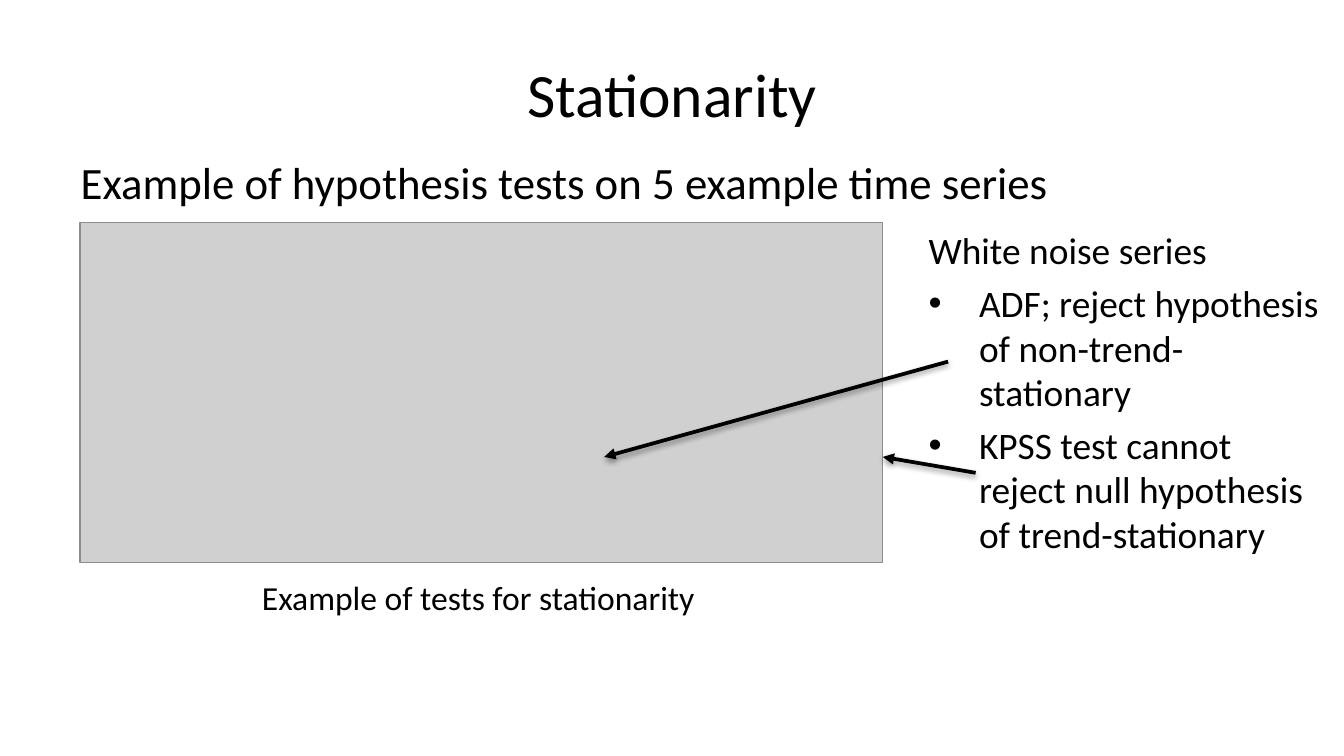
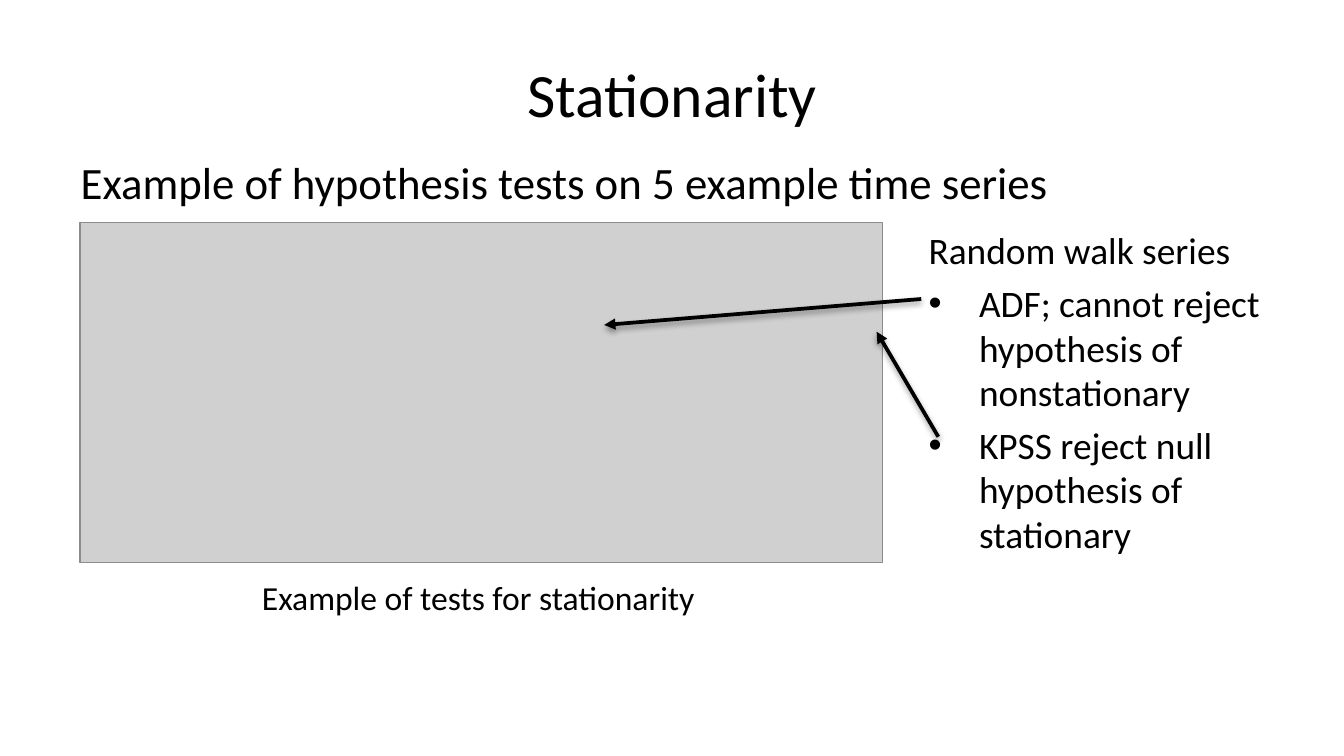
Before and after one commit to StephenElston/CSCI-E-83, a slide deck: slide 60 of LectureSlides/11_IntroductionToTimeSeries.pptx (slide 59 before the commit). Drawn at 1344x756 pixels with LibreOffice and Linux fonts; fonts in the diff are those of the drawing; grey boxes stand for pictures. Boxes give left, top, right and bottom in pixels: in the first picture for what was removed or moved away, otherwise in the second. Text is boxed around its words. In the diff, an @@ line names an element or a change of style, - is before the commit and + after.

```diff
--- a/LectureSlides/11_IntroductionToTimeSeries.pptx
+++ b/LectureSlides/11_IntroductionToTimeSeries.pptx
@@ text at <box>929,238,1260,554</box>: text changed @@
-White noise series
-• ADF; reject hypothesis of non-trend-stationary
-• KPSS test cannot reject null hypothesis of trend-stationary
+Random walk series
+• ADF; cannot reject hypothesis of nonstationary
+• KPSS reject null hypothesis of stationary
@@ arrow moved from (948, 362) - (605, 457) to (921, 300) - (605, 325) @@
@@ arrow moved from (976, 473) - (883, 457) to (938, 437) - (876, 332) @@
```
Also in this commit, not shown: 8 other slides changed, 1 slide added.
